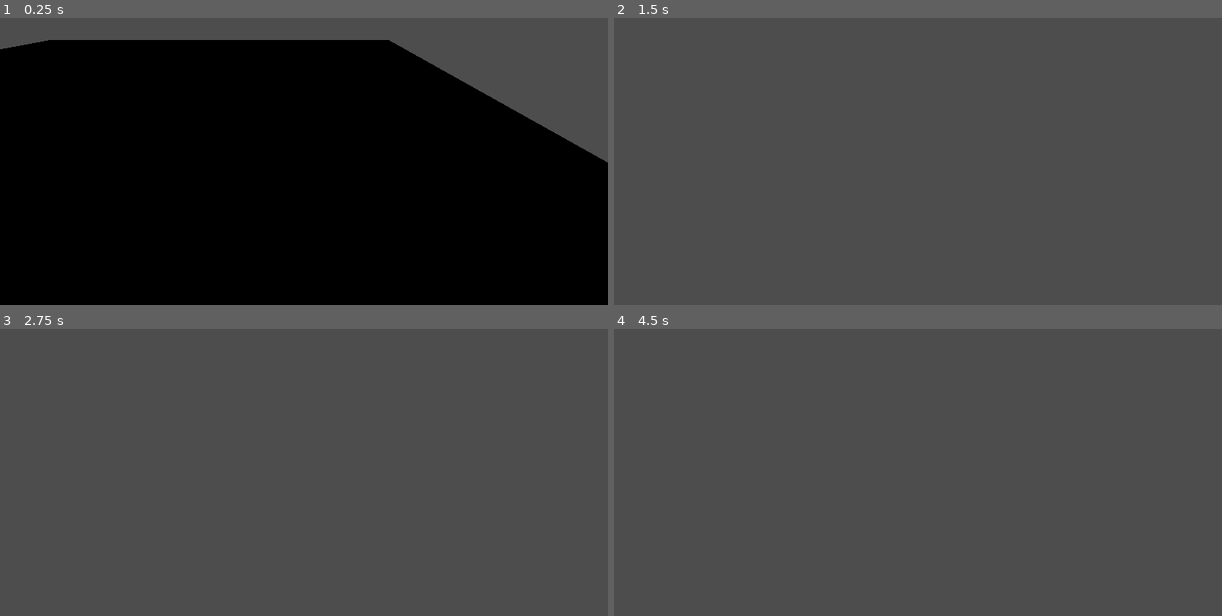
Above: before the commit, frames 1-4 (two rows, left to right).
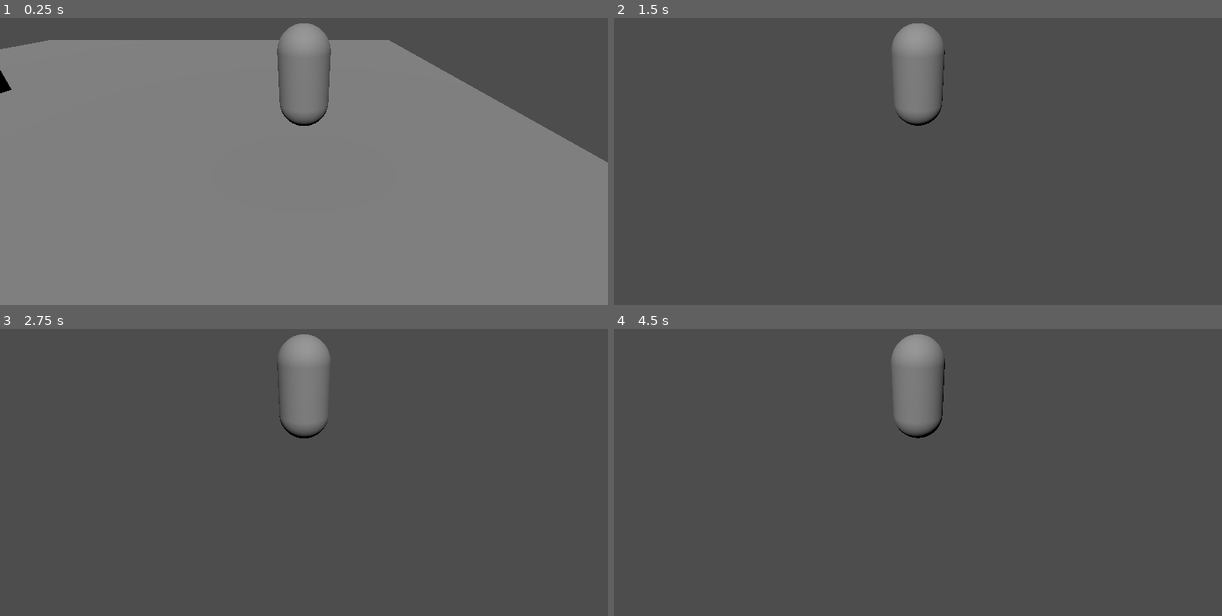
Above: after the commit, the same moments.

Repository: Screwloose-Games/brackeys-2025.1
Game: Godot game, scene res://movement_test.tscn
The game is run twice, just before and just after one commit, with the same random seed, the same clock (stepped at 60 frames per second) and the same inputs.
Inputs (mouse positions are in pixels of both pictures, inside the frame that each line leads up to):
- Up to frame 1 (0.25 s): no input
- Up to frame 2 (1.5 s): tap Enter at 0.5 s; move the mouse to (948, 132) at 0.52 s; hold W (Move_Forward) from 0.53 s (still down); tap Space (Jump) at 0.77 s; move the mouse to (887, 135) at 1.27 s
- Up to frame 3 (2.75 s): keep holding W (Move_Forward); tap Space (Jump) at 1.52, 2 s; move the mouse to (316, 440) at 2.02 s
- Up to frame 4 (4.5 s): keep holding W (Move_Forward); tap Enter at 2.75, 4.25 s; move the mouse to (911, 452) at 2.77 s; tap Space (Jump) at 3.02, 3.5, 3.77 s; move the mouse to (960, 449) at 3.52 s; move the mouse to (869, 440) at 4.27 s

The runs differ from the first frame. In frame 1, 85% of the frame differs, in the area x 0-100%, y 1-100%; in frame 2, 2.2%; in frame 3, 2.2%; in frame 4, 2.2%.

Commit message:
Collisions Fixes
- Player can now collide with and jump onto static bodies.
- Player "model" now faces the direction the player is moving.
- Added a basic light to the test scene.
- Made player object a scene

Diff:
--- a/code/player_movement.gd
+++ b/code/player_movement.gd
@@ -6,6 +6,8 @@
 @export var mouse_sensitivity: float
 @export var fall_speed: float
 @export var camera_mount: SpringArm3D
+@export var rotation_speed: float
+@export var player_model: MeshInstance3D
 var target_velocity: Vector3 = Vector3.ZERO
 
 var direction: Vector3 = Vector3.ZERO
@@ -43,6 +45,9 @@
     root.velocity = target_velocity
     root.move_and_slide()
 
+    if root.velocity.length() > 1.0:
+        player_model.rotation.y = lerp_angle(player_model.rotation.y, camera_mount.rotation.y, rotation_speed * delta)
+
 func _unhandled_input(event: InputEvent):
     if event is InputEventMouseMotion:
         camera_mount.rotation.x -= event.relative.y * mouse_sensitivity
--- a/movement_test.tscn
+++ b/movement_test.tscn
@@ -1,8 +1,6 @@
-[gd_scene load_steps=5 format=3 uid="uid://dt87dmd0l0vdc"]
+[gd_scene load_steps=6 format=3 uid="uid://dt87dmd0l0vdc"]
 
-[ext_resource type="Script" uid="uid://bl50xgjufg12h" path="res://code/player_movement.gd" id="1_58akw"]
-
-[sub_resource type="CapsuleShape3D" id="CapsuleShape3D_yess8"]
+[ext_resource type="PackedScene" uid="uid://dgqfs3e6gbujc" path="res://prefabs/player.tscn" id="1_58akw"]
 
 [sub_resource type="BoxShape3D" id="BoxShape3D_58akw"]
 size = Vector3(20, 1, 20)
@@ -10,35 +8,14 @@
 [sub_resource type="BoxMesh" id="BoxMesh_58akw"]
 size = Vector3(20, 1, 20)
 
+[sub_resource type="BoxShape3D" id="BoxShape3D_e51mn"]
+
+[sub_resource type="BoxMesh" id="BoxMesh_snpff"]
+
 [node name="movement-test" type="Node3D"]
 
-[node name="Player" type="CharacterBody3D" parent="."]
+[node name="Player" parent="." instance=ExtResource("1_58akw")]
 transform = Transform3D(1, 0, 0, 0, 1, 0, 0, 0, 1, -0.00435829, 0.00826216, -0.00134087)
-
-[node name="CollisionShape3D" type="CollisionShape3D" parent="Player"]
-transform = Transform3D(1, 0, 0, 0, 1, 0, 0, 0, 1, 0, 1.04272, 0)
-shape = SubResource("CapsuleShape3D_yess8")
-debug_color = Color(0, 0.6, 0.701961, 1)
-
-[node name="PlayerMovement" type="Node3D" parent="Player" node_paths=PackedStringArray("root", "camera_mount")]
-transform = Transform3D(1, 0, 0, 0, 1, 0, 0, 0, 1, -0.00871849, 0.0165248, -0.00268197)
-script = ExtResource("1_58akw")
-root = NodePath("..")
-speed = 15.0
-jump_power = 20.0
-mouse_sensitivity = 0.003
-fall_speed = 75.0
-camera_mount = NodePath("../CameraMount")
-
-[node name="CameraMount" type="SpringArm3D" parent="Player"]
-transform = Transform3D(1, 0, 0, 0, 1, 0, 0, 0, 1, 0, 2.5, 0)
-collision_mask = 2
-spring_length = 5.0
-margin = 0.1
-
-[node name="Camera3D" type="Camera3D" parent="Player/CameraMount"]
-transform = Transform3D(1, 0, 0, 0, 0.876441, 0.481509, 0, -0.481509, 0.876441, 0.00435829, 10.2924, 14.606)
-fov = 66.8472
 
 [node name="Ground" type="StaticBody3D" parent="."]
 
@@ -49,3 +26,15 @@
 [node name="MeshInstance3D" type="MeshInstance3D" parent="Ground"]
 transform = Transform3D(1, 0, 0, 0, 0.1, 0, 0, 0, 1, -5, 0, -1)
 mesh = SubResource("BoxMesh_58akw")
+
+[node name="StaticBody3D" type="StaticBody3D" parent="."]
+transform = Transform3D(1.888, 0, 0, 0, 0.592, 0, 0, 0, 3, -8.59597, 0.573459, 0)
+
+[node name="CollisionShape3D" type="CollisionShape3D" parent="StaticBody3D"]
+shape = SubResource("BoxShape3D_e51mn")
+
+[node name="MeshInstance3D" type="MeshInstance3D" parent="StaticBody3D"]
+mesh = SubResource("BoxMesh_snpff")
+
+[node name="DirectionalLight3D" type="DirectionalLight3D" parent="."]
+transform = Transform3D(0.285153, 0.958482, 0, -0.651183, 0.19373, 0.733777, 0.703312, -0.209239, 0.67939, -7.53261, 14.0544, 0)
--- /dev/null
+++ b/prefabs/player.tscn
@@ -0,0 +1,40 @@
+[gd_scene load_steps=4 format=3 uid="uid://dgqfs3e6gbujc"]
+
+[ext_resource type="Script" uid="uid://bl50xgjufg12h" path="res://code/player_movement.gd" id="1_72ieh"]
+
+[sub_resource type="CapsuleShape3D" id="CapsuleShape3D_yess8"]
+
+[sub_resource type="CapsuleMesh" id="CapsuleMesh_58akw"]
+
+[node name="Player" type="CharacterBody3D"]
+
+[node name="CollisionShape3D" type="CollisionShape3D" parent="."]
+transform = Transform3D(1, 0, 0, 0, 1, 0, 0, 0, 1, 0, 1.04272, 0)
+shape = SubResource("CapsuleShape3D_yess8")
+debug_color = Color(0, 0.6, 0.701961, 1)
+
+[node name="PlayerMovement" type="Node3D" parent="." node_paths=PackedStringArray("root", "camera_mount", "player_model")]
+transform = Transform3D(1, 0, 0, 0, 1, 0, 0, 0, 1, -0.00871849, 0.0165248, -0.00268197)
+script = ExtResource("1_72ieh")
+root = NodePath("..")
+speed = 15.0
+jump_power = 20.0
+mouse_sensitivity = 0.003
+fall_speed = 75.0
+camera_mount = NodePath("../CameraMount")
+rotation_speed = 5.0
+player_model = NodePath("../StandInPlayerModel")
+
+[node name="CameraMount" type="SpringArm3D" parent="."]
+transform = Transform3D(1, 0, 0, 0, 1, 0, 0, 0, 1, 0, 2.5, 0)
+collision_mask = 2
+spring_length = 5.0
+margin = 0.1
+
+[node name="Camera3D" type="Camera3D" parent="CameraMount"]
+transform = Transform3D(1, 0, 0, 0, 0.876441, 0.481509, 0, -0.481509, 0.876441, 0.00435829, 10.2924, 14.606)
+fov = 66.8472
+
+[node name="StandInPlayerModel" type="MeshInstance3D" parent="."]
+transform = Transform3D(1, 0, 0, 0, 1, 0, 0, 0, 1, 0, 1.02337, 0)
+mesh = SubResource("CapsuleMesh_58akw")
